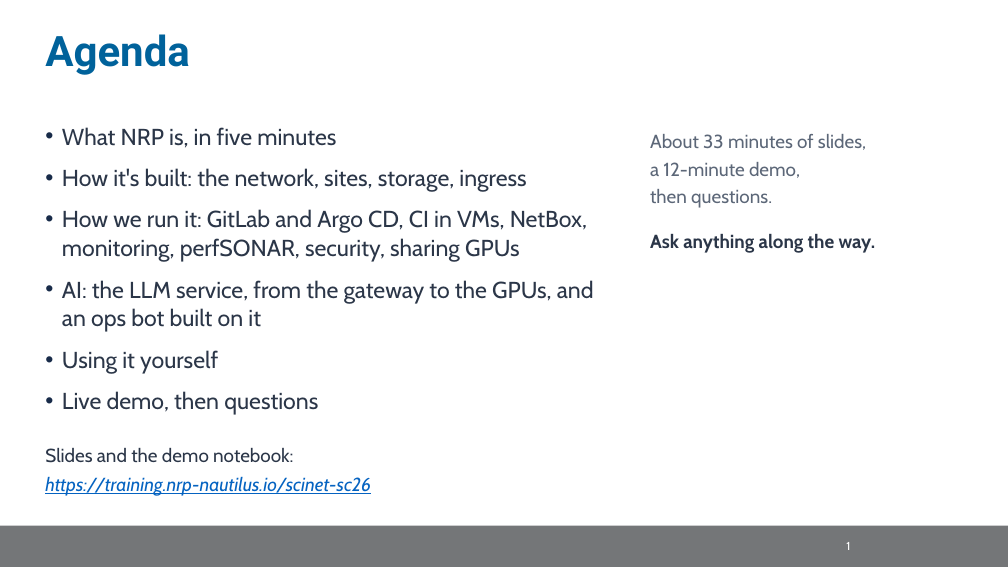
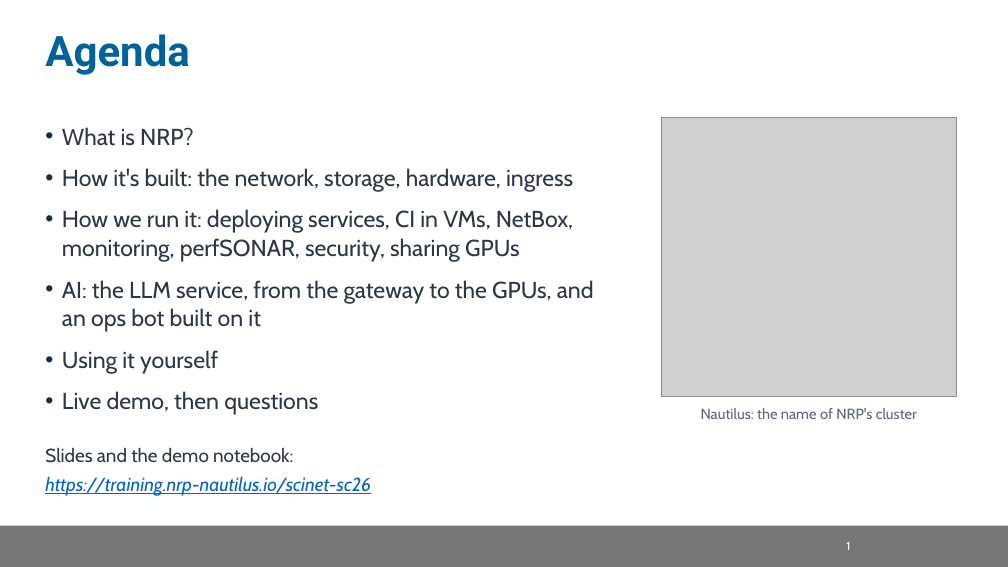
Before and after one commit to nrp-nautilus/nrp-training, a slide deck: slide 2 of trainings/scinet-sc26/slides/scinet-nrp.pptx. Drawn at 1008x567 pixels with LibreOffice and Linux fonts; fonts in the diff are those of the drawing; grey boxes stand for pictures; background and template pictures are left out. Boxes give left, top, right and bottom in pixels: in the first picture for what was removed or moved away, otherwise in the second. Text is boxed around its words. In the diff, an @@ line names an element or a change of style, - is before the commit and + after.

Commit message:
scinet-sc26: slide revisions, an agent in the demo, a presenter reference
- Slides advance by keys only; mouse clicks no longer change slides
- New slides: Containers and Kubernetes, How Services Get Deployed, Fitting
  Big Models on Contributed GPUs, What is a Namespace?, Runner Flavors (backup)
- Getting Traffic In redrawn to the real path (DNS, HAProxy ingress nodes,
  cert-manager; MetalLB for non-HTTP services); Policy, Network, Request path,
  Sharing GPUs and Multi-Node Serving step through with moving dots
- Owners get reservation taints, not a priority class; no billing wording
- Real Thanos panels and the MaDDash loss grid; Internet2 sites on the map
- Demo: no admin-only commands; new agent.ipynb with three read-only tools
- Slides split into section files; reference.md glossary for the presenter

```diff
--- a/trainings/scinet-sc26/slides/scinet-nrp.pptx
+++ b/trainings/scinet-sc26/slides/scinet-nrp.pptx
@@ picture added at [662, 117, 957, 397] @@
@@ text at [62, 127, 573, 262]: text changed @@
-• What NRP is, in five minutes
-• How it's built: the network, sites, storage, ingress
-• How we run it: GitLab and Argo CD, CI in VMs, NetBox, monitoring, perfSONAR, security, sharing GPUs
+• What is NRP?
+• How it's built: the network, storage, hardware, ingress
+• How we run it: deploying services, CI in VMs, NetBox, monitoring, perfSONAR, security, sharing GPUs
@@ text removed at [650, 134, 876, 253] @@
-About 33 minutes of slides,
-a 12-minute demo,
-then questions.
-Ask anything along the way.
@@ text added at [701, 408, 917, 419], 14 pt, text #5C6778 @@
+Nautilus: the name of NRP's cluster
```
Also in this commit, not shown: 48 other slides changed, 19 slides added, 3 slides removed, 28 other files.
